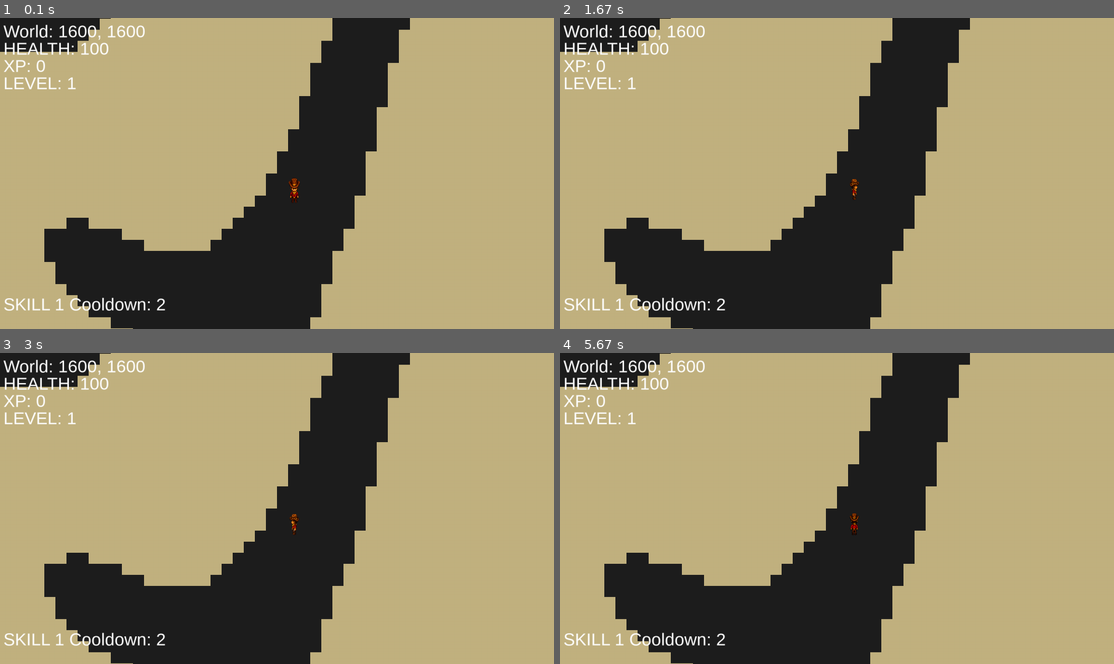
Above: before the commit, frames 1-4 (two rows, left to right).
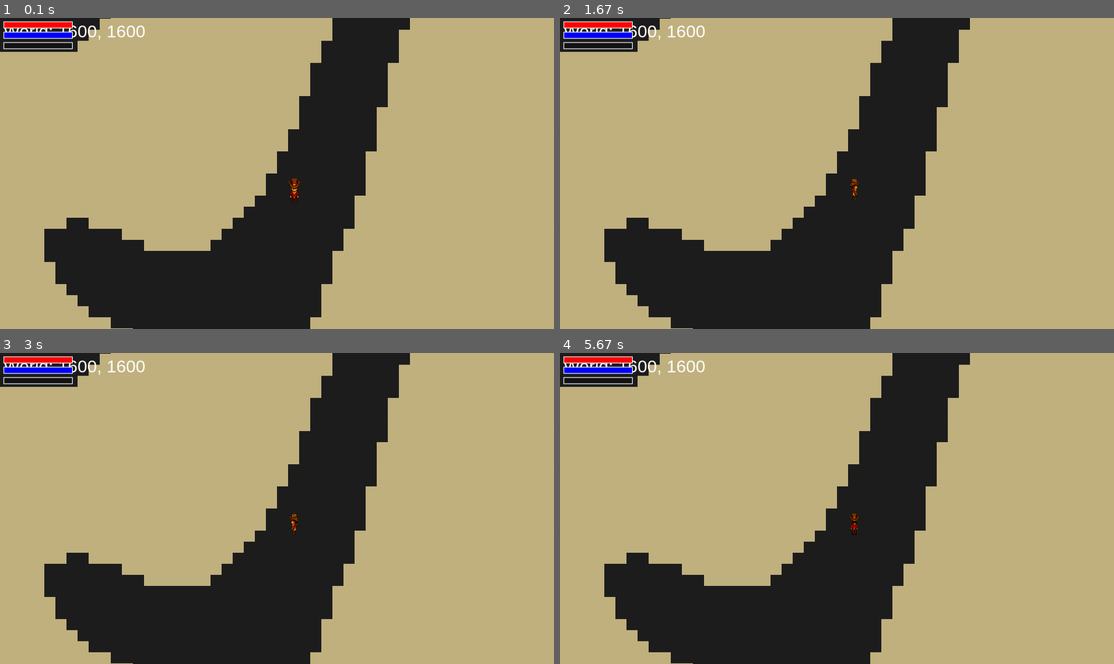
Above: after the commit, the same moments.

Repository: mbramekamp/pygame-arpg
Game: pygame game, started from main.py
The game is run twice, just before and just after one commit, with the same random seed, the same clock (stepped at 60 frames per second) and the same inputs.
Inputs (mouse positions are in pixels of both pictures, inside the frame that each line leads up to):
- Up to frame 1 (0.1 s): no input
- Up to frame 2 (1.67 s): hold Right 0.33-0.8 s; move the mouse to (814, 185) at 0.37 s; hold Up 0.83-1.13 s; hold Right 1.17-1.63 s
- Up to frame 3 (3 s): hold Left 1.67-2.2 s; hold Down 2.23-2.53 s; hold Left 2.57-2.97 s
- Up to frame 4 (5.67 s): hold Up 3-3.37 s; hold Right 3.4-4.03 s; hold Down 4.07-4.43 s; hold Left 4.47-4.93 s; hold Right 4.97-5.43 s; hold Up from 5.47 s (still down)

The runs differ from the first frame. In frame 1, 1.6% of the frame differs, in the area x 0-30%, y 0-95%; in frame 2, 1.6%; in frame 3, 1.6%; in frame 4, 1.6%.

Commit message:
added hud class and implemented mana cost and usage also added health and mana regen based on game time passed

Diff:
--- /dev/null
+++ b/classes/hud.py
@@ -0,0 +1,26 @@
+import pygame
+
+class HUD:
+
+    def __init__(self, screen, player):
+        self.screen = screen
+        self.player = player
+
+
+    def draw_hud(self):
+        # Draw health bar
+        bar_width = 200
+        bar_height = 20
+        bar_x = 10
+        bar_y = 10
+
+        health_percentage, xp_percentage, mana_percentage = self.player.calculate_percentages()
+
+        self.draw_bar(bar_x, bar_y, bar_width, bar_height, health_percentage, (255, 0, 0))
+        self.draw_bar(bar_x, bar_y + 30, bar_width, bar_height, mana_percentage, (0, 0, 255))
+        self.draw_bar(bar_x, bar_y + 60, bar_width, bar_height, xp_percentage, (0, 255, 0))
+
+    def draw_bar(self, x, y, width, height, percentage, color):
+        pygame.draw.rect(self.screen, (20, 20, 20), (x, y, width, height))
+        pygame.draw.rect(self.screen, color, (x, y, width * percentage, height))
+        pygame.draw.rect(self.screen, (255, 255, 255), (x, y, width, height), 2)
--- a/classes/player.py
+++ b/classes/player.py
@@ -6,9 +6,13 @@
 
 class Player(pygame.sprite.Sprite):
     health: int
+    max_health: int
     armour: int
     speed: float
     xp: int
+    required_xp: int
+    mana: int
+    max_mana: int
     level: int
 
     x: float
@@ -21,10 +25,14 @@
     def __init__(self, x, y, front_image, side_image, back_image):
         super().__init__()
         self.health = 100
+        self.max_health = self.health
         self.armour = 0
         self.speed = 10
         self.xp = 0
+        self.mana = 100
+        self.max_mana = self.mana
         self.level = 1
+        self.required_xp = int(25 * self.level**1.7)
 
         self.x = x
         self.y = y
@@ -47,7 +55,15 @@
         self.image = pygame.transform.scale(self.image, self.size)
         self.rect = self.image.get_rect(center=(x, y))
 
-    def update(self, projectile_sprite_list, xp_sprite_list, game_time, camera, world_size, tile_map):
+    def update(
+        self,
+        projectile_sprite_list,
+        xp_sprite_list,
+        game_time,
+        camera,
+        world_size,
+        tile_map,
+    ):
 
         # Player values in update
         player_world_position = camera.apply(self)
@@ -105,8 +121,12 @@
             if tile_map[tile_y][tile_x] == "wall":
                 self.rect.centery = prev_y
 
-        self.rect.centerx = max(0, min(self.rect.centerx, world_size - self.size[0] / 2))
-        self.rect.centery = max(0, min(self.rect.centery, world_size - self.size[0] / 2))
+        self.rect.centerx = max(
+            0, min(self.rect.centerx, world_size - self.size[0] / 2)
+        )
+        self.rect.centery = max(
+            0, min(self.rect.centery, world_size - self.size[0] / 2)
+        )
 
         # ABILITY CASTING
         self.ability_casting(mouse_vector, projectile_sprite_list, game_time, camera)
@@ -119,7 +139,8 @@
 
         # print(f"tile_x: {tile_x}, tile_y: {tile_y}, tile: {tile_map[tile_y][tile_x]}")
 
-
+        self.regen_property("health", "max_health", 3, 20, game_time)
+        self.regen_property("mana", "max_mana", 2, 25, game_time)
 
     def ability_casting(self, mouse_vector, projectile_sprite_list, game_time, camera):
 
@@ -131,53 +152,62 @@
             if len(self.active_skill_list) >= 1:
                 if self.active_skill_list[0].can_cast(game_time):
                     if keys[pygame.K_1]:
-                        projectile = self.active_skill_list[0].cast(
-                            x=self.rect.centerx,
-                            y=self.rect.centery,
-                            direction=mouse_vector,
-                        )
-                        projectile_sprite_list.add(projectile)
-
-                        self.active_skill_list[0].last_cast_time = pygame.time.get_ticks() // 1000
+                        if self.mana >= self.active_skill_list[0].cost:
+                            projectile = self.active_skill_list[0].cast(
+                                x=self.rect.centerx,
+                                y=self.rect.centery,
+                                direction=mouse_vector,
+                            )
+                            projectile_sprite_list.add(projectile)
+                            self.active_skill_list[0].last_cast_time = (
+                                pygame.time.get_ticks() // 1000
+                            )
+                            self.mana -= self.active_skill_list[0].cost
 
             if len(self.active_skill_list) >= 2:
                 if self.active_skill_list[1].can_cast(game_time):
                     if keys[pygame.K_2]:
-                        projectile = self.active_skill_list[1].cast(
-                            x=self.rect.centerx,
-                            y=self.rect.centery,
-                            direction=mouse_vector,
-                        )
-                        projectile_sprite_list.add(projectile)
-
-                        self.active_skill_list[1].last_cast_time = pygame.time.get_ticks() // 1000
-
+                        if self.mana > self.active_skill_list[1].cost:
+                            projectile = self.active_skill_list[1].cast(
+                                x=self.rect.centerx,
+                                y=self.rect.centery,
+                                direction=mouse_vector,
+                            )
+                            projectile_sprite_list.add(projectile)
+                            self.active_skill_list[1].last_cast_time = (
+                                pygame.time.get_ticks() // 1000
+                            )
+                            self.mana -= self.active_skill_list[1].cost
 
             if len(self.active_skill_list) >= 3:
                 if self.active_skill_list[2].can_cast(game_time):
                     if keys[pygame.K_3]:
-                        projectile = self.active_skill_list[2].cast(
-                            x=self.rect.centerx,
-                            y=self.rect.centery,
-                            direction=mouse_vector,
-                        )
-                        projectile_sprite_list.add(projectile)
-
-                        self.active_skill_list[2].last_cast_time = pygame.time.get_ticks() // 1000
+                        if self.mana > self.active_skill_list[2].cost:
+                            projectile = self.active_skill_list[2].cast(
+                                x=self.rect.centerx,
+                                y=self.rect.centery,
+                                direction=mouse_vector,
+                            )
+                            projectile_sprite_list.add(projectile)
+                            self.active_skill_list[2].last_cast_time = (
+                                pygame.time.get_ticks() // 1000
+                            )
+                            self.mana -= self.active_skill_list[2].cost
 
             if len(self.active_skill_list) >= 4:
                 if self.active_skill_list[3].can_cast(game_time):
                     if keys[pygame.K_4]:
-                        projectile = self.active_skill_list[3].cast(
-                            x=self.rect.centerx,
-                            y=self.rect.centery,
-                            direction=mouse_vector,
-                        )
-                        projectile_sprite_list.add(projectile)
-
-                        self.active_skill_list[3].last_cast_time = pygame.time.get_ticks() // 1000
-
-
+                        if self.mana > self.active_skill_list[3].cost:
+                            projectile = self.active_skill_list[3].cast(
+                                x=self.rect.centerx,
+                                y=self.rect.centery,
+                                direction=mouse_vector,
+                            )
+                            projectile_sprite_list.add(projectile)
+                            self.active_skill_list[3].last_cast_time = (
+                                pygame.time.get_ticks() // 1000
+                            )
+                            self.mana -= self.active_skill_list[3].cost
 
     def pick_up_xp(self, xp_sprite_list):
 
@@ -199,3 +229,17 @@
         print(f"Player Health: {self.health}")
         if self.health <= 0:
             pygame.quit()
+
+    def calculate_percentages(self):
+        health_percentage = self.health / self.max_health
+        xp_percentage = self.xp / int(25 * self.level**1.7)
+        mana_percentage = self.mana / self.max_mana
+        print(f"mana %: {mana_percentage}, mana: {self.mana}")
+        return health_percentage, xp_percentage, mana_percentage
+
+    def regen_property(self, attribute, max_attribute, amount, frequency, game_time):
+        if game_time % frequency == 0 and getattr(self, attribute) < getattr(
+            self, max_attribute
+        ):
+            value = min(getattr(self, attribute) + amount, getattr(self, max_attribute))
+            setattr(self, attribute, value)
--- a/classes/projectile.py
+++ b/classes/projectile.py
@@ -10,7 +10,7 @@
     damage: int
     sound: str
 
-    def __init__(self, x, y, direction, speed, damage, image, sound, size):
+    def __init__(self, x, y, direction, speed, damage, image, sound, size, cost):
         super().__init__()
 
         self.x = x
--- a/classes/skills/active_skill.py
+++ b/classes/skills/active_skill.py
@@ -16,7 +16,7 @@
         pass
 
     def can_cast(self, game_time) -> bool:
-        print(f"game_time: {game_time}, last_cast: {self.last_cast_time}, cooldown: {self.cooldown}")
+        # print(f"game_time: {game_time}, last_cast: {self.last_cast_time}, cooldown: {self.cooldown}")
         if game_time - self.last_cast_time >= self.cooldown:
             return True
 
--- a/classes/skills/fireball_skill.py
+++ b/classes/skills/fireball_skill.py
@@ -27,6 +27,7 @@
             self.image,
             self.sound,
             self.size,
+            self.cost,
         )
         return projectile
 
--- a/main.py
+++ b/main.py
@@ -2,6 +2,7 @@
 
 from classes.camera import Camera
 from classes.enemy import Enemy
+from classes.hud import HUD
 from classes.map_generator import MapGenerator
 from classes.player import Player
 from classes.skills.fireball_skill import FireballSkill
@@ -54,10 +55,17 @@
 )
 
 # debug
-enemy = Enemy(image="images\\enemy.png", x=WORLD_SIZE / 3, y= WORLD_SIZE / 3)
+enemy = Enemy(image="images\\enemy.png", x=WORLD_SIZE / 3, y=WORLD_SIZE / 3)
 enemy_sprite_list.add(enemy)
 fireball = FireballSkill(
-    "Fireball", 2, 1, 150, 12, "", images="images\\FireBall.png", size=(75, 75)
+    name="Fireball",
+    cooldown=3,
+    cost=25,
+    damage=50,
+    speed=12,
+    sound="",
+    images="images\\FireBall.png",
+    size=(75, 75),
 )
 
 player.active_skill_list.append(fireball)
@@ -71,6 +79,9 @@
 
 screen = pygame.display.set_mode((SCREEN_WIDTH, SCREEN_HEIGHT))
 clock = pygame.time.Clock()
+
+hud = HUD(screen, player)
+
 running = True
 
 while running:
@@ -86,7 +97,9 @@
     # UPDATE
     projectile_sprite_list.update(screen, WORLD_SIZE, enemy_sprite_list, xp_sprite_list)
     # print(f"After update, list size: {len(projectile_sprite_list)}")
-    player.update(projectile_sprite_list, xp_sprite_list, GAME_TIME, camera, WORLD_SIZE, tile_map)
+    player.update(
+        projectile_sprite_list, xp_sprite_list, GAME_TIME, camera, WORLD_SIZE, tile_map
+    )
     enemy_sprite_list.update(player, camera, tile_map, WORLD_SIZE)
     camera.update(player, WORLD_SIZE)
 
@@ -107,35 +120,9 @@
         (255, 255, 255),
     )
 
-    health_text = font.render(
-        f"HEALTH: {player.health}",
-        True,
-        (255, 255, 255),
-    )
+    screen.blit(pos_text, (10, 10))
+    hud.draw_hud()
 
-    xp_text = font.render(
-        f"XP: {player.xp}",
-        True,
-        (255, 255, 255),
-    )
-
-    level_text = font.render(
-        f"LEVEL: {player.level}",
-        True,
-        (255, 255, 255),
-    )
-
-    skill_text = font.render(
-        f"SKILL 1 Cooldown: {player.active_skill_list[0].cooldown}",
-        True,
-        (255, 255, 255)
-    )
-
-    screen.blit(pos_text, (10, 10))
-    screen.blit(health_text, (10, 60))
-    screen.blit(xp_text, (10, 110))
-    screen.blit(level_text, (10, 160))
-    screen.blit(skill_text, (10, 800))
     pygame.display.flip()
 
     clock.tick(60)
